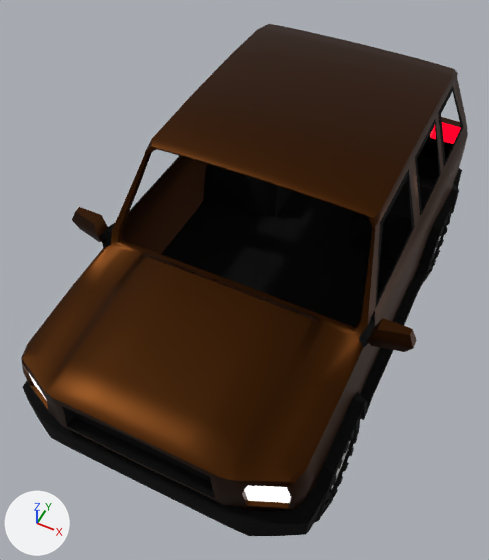
A saved change to the FBX model Assets/Sprite/TakeObjes/game_jam_car (4).fbx.
One viewpoint serves both versions: a camera (50 mm lens) standing at (5.93, -13.6, 17.3) and looking at (-0.4, -0.93, 1.47). Every picture has the same lights, and +X, +Y and +Z are marked at lower left. Where no turn or scale is listed for an object, it has been applied to the vertices.

Before the edit, the objects in view are built like this:
```python
me_cube_006 = bpy.data.meshes.new('Cube.006')
me_cube_006.from_pydata(...)  # 1868 vertices, 1822 faces; spans x -5.2..5.2, y -7.7..8.2, z -0.2..6.0
# faces by material slot: [826, 24, 956, 16]
me_cube_006.materials.append(mat_material)  # brown #43240c
me_cube_006.materials.append(mat_material_004)  # white #e7e7e7
me_cube_006.materials.append(mat_material_005)  # black #000000
me_cube_006.materials.append(mat_material_006)  # red #e70000
me_cube_010 = bpy.data.meshes.new('Cube.010')
me_cube_010.from_pydata(...)  # 932 vertices, 933 faces; spans x -0.83..0.64, y -1.54..1.52, z -1.52..1.51
# faces by material slot: [672, 261]
me_cube_010.materials.append(mat_material_002)  # black #0c0c0c
me_cube_010.materials.append(mat_material_003)  # light grey #d5d5d5
ob_cube = bpy.data.objects.new('Cube', me_cube_006)
ob_cube.location = (0.0, 0.0, 0.0)
ob_cube_005 = bpy.data.objects.new('Cube.005', me_cube_010)
ob_cube_005.location = (3.9, -4.66, 0.01)
```
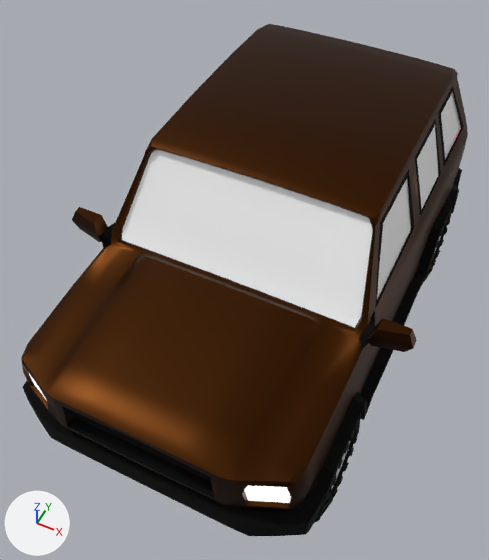
Boxes (x1, y1, x2, y2) around the edits, measured in the pictures (489 x 560 px):
'Cube.002', added
    after: (122, 92, 461, 328)

Patch to the scene script:
```diff
--- a/Assets/Sprite/TakeObjes/game_jam_car (4).fbx.py
+++ b/Assets/Sprite/TakeObjes/game_jam_car (4).fbx.py
@@ mat_material_001 @@
+mat_material_001 = principled_material('Material.001')
+mat_material_001.base_color = (1.0, 1.0, 1.0)  # white #ffffff
+mat_material_001.roughness = 0.0
@@ me_cube_002 @@
+me_cube_002.from_pydata(...)  # 270 vertices, 208 faces; spans x -3.92..3.92, y -2.54..7.42, z 3.13..5.73
+me_cube_002.materials.append(mat_material_001)  # white #ffffff
@@ ob_cube_002 @@
+ob_cube_002 = bpy.data.objects.new('Cube.002', me_cube_002)
+ob_cube_002.location = (0.0, 0.0, 0.0)
```
